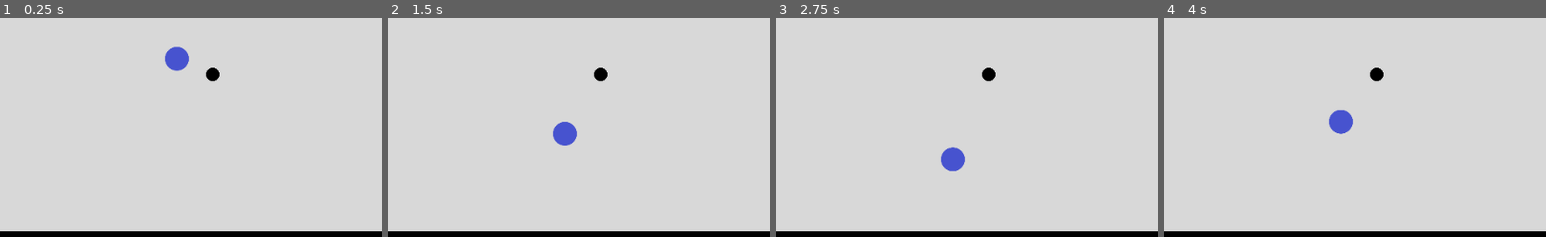
Above: before the commit, frames 1-4 (left to right).
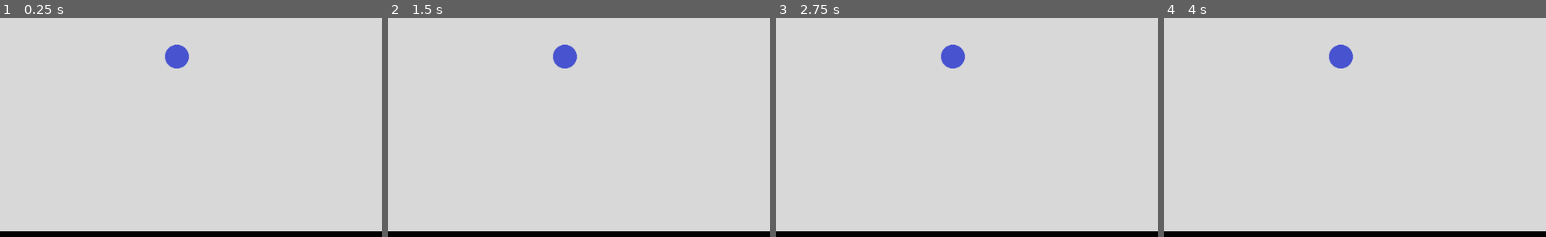
Above: after the commit, the same moments.

Repository: SDArtsCode/grapple-online
Game: Godot game, scene res://Game/OnlineGame.tscn
The game is run twice, just before and just after one commit, with the same random seed, the same clock (stepped at 60 frames per second) and the same inputs. This scene is started directly instead of the project's main scene.
Inputs:
- Up to frame 1 (0.25 s): no input
- Up to frame 2 (1.5 s): hold D (right) 0.53-1.28 s; hold Space (hook) 0.53-1.28 s; hold S (down) from 1.28 s (still down); tap Shift (dash) at 1.35 s
- Up to frame 3 (2.75 s): tap Space (hook) at 1.55 s; release S (down) at 2.03 s; hold D (right) from 2.03 s (still down); hold Space (hook) from 2.03 s (still down)
- Up to frame 4 (4 s): release D (right) at 2.78 s; release Space (hook) at 2.78 s; hold W (up) 2.78-3.53 s; tap Space (hook) at 2.85, 3.8 s; hold A (left) from 3.53 s (still down); hold Shift (dash) from 3.53 s (still down)
The pictures show only the part of the screen within x 18-68%, y 50-100%; the shares and areas given below are measured in that part.

The runs differ from the first frame. In frame 1, 0.4% of the frame differs, in the area x 43-58%, y 12-30%; in frame 2, 1.3%; in frame 3, 1.3%; in frame 4, 1.3%, in the area x 43-58%, y 12-54%.

Commit message:
init 500

Diff:
--- a/Game/Ball.gd
+++ b/Game/Ball.gd
@@ -5,12 +5,31 @@
 # var a = 2
 # var b = "text"
 
+var player_hooked = null
+var hook_weight : Vector2 = Vector2()
+var reset_state = false
+var reset_position = Vector2()
 
-# Called when the node enters the scene tree for the first time.
 func _ready():
-	pass # Replace with function body.
+	if !Network.is_server:
+		mode = MODE_KINEMATIC
+
+func _integrate_forces(state):
+	if Network.is_server:
+		if reset_state:
+			state.transform = Transform2D(0.0, reset_position)
+			state.linear_velocity = Vector2()
+			rpc('update_pos', reset_position)
+			reset_state = false
+			return
+		if player_hooked != null:
+			hook_weight = (player_hooked.global_position - global_position) * 10.0
+			apply_central_impulse(hook_weight * state.step)
+		rpc_unreliable('update_pos', global_position)
 
 
-# Called every frame. 'delta' is the elapsed time since the previous frame.
-#func _process(delta):
-#	pass
+remotesync func set_player_hooked(new_player):
+	player_hooked = new_player
+
+remote func update_pos(new_pos):
+	global_position = new_pos
--- a/Game/OnlineGame.gd
+++ b/Game/OnlineGame.gd
@@ -1,6 +1,6 @@
 extends Node2D
 
-const GAME_TIME : int = 60
+const GAME_TIME : int = 30
 
 var players : Array = [
 	[],
@@ -13,14 +13,20 @@
 const PLAYER_SCENE = preload("res://Game/Player.tscn")
 onready var team1_starter = $Team1Starter
 onready var team2_starter = $Team2Starter
+onready var ball = $Ball
 
 func _ready():
 	if Network.is_server:
-		#$GameTimer.start(GAME_TIME)
+		rpc('init_func_calls', GAME_TIME)
 		rpc('update_time', GAME_TIME)
 		rpc('update_scores')
 		rpc('load_players')
-		add_goal(true)
+
+#func init_func_calls(new_game_time):
+#	load_players()
+#	update_scores()
+#	update_time(new_game_time)
+#	reset_pos()
 
 remotesync func load_players():
 	var self_id = get_tree().get_network_unique_id()
@@ -36,6 +42,7 @@
 		else:
 			global_position = team2_starter.global_position
 	print(get_children())
+	reset_pos()
 
 remotesync func update_time(new_time):
 	$GameTimer.start(new_time)
@@ -43,9 +50,29 @@
 remotesync func update_scores():
 	s_label.update_score(scores)
 
+remotesync func reset_pos():
+	if Network.is_server:
+		ball.reset_position = $BallStarter.global_position
+		ball.reset_state = true
+	for player_key in Network.players.keys():
+		var p = get_node(str(player_key))
+		if p.is_team1:
+			p.global_position = team1_starter.global_position
+		else:
+			p.global_position = team2_starter.global_position
+
+remotesync func end_game():
+	get_tree().change_scene("res://UI/OnlineLobby.tscn")
+
+#this function is or if not SHOULD only be called on server
 func add_goal(for_team1 : bool):
 	if for_team1:
 		scores[0] += 1
 	else:
 		scores[1] += 1
 	rpc('update_scores')
+	rpc('reset_pos')
+
+func _on_GameTimer_timeout():
+	if Network.is_server:
+		rpc('end_game')
--- a/Game/OnlineGame.tscn
+++ b/Game/OnlineGame.tscn
@@ -7,7 +7,6 @@
 [ext_resource path="res://Game/ScoreLabel.gd" type="Script" id=5]
 [ext_resource path="res://Game/Goal.tscn" type="PackedScene" id=6]
 [ext_resource path="res://Assets/circle.png" type="Texture" id=7]
-[ext_resource path="res://Game/Player.tscn" type="PackedScene" id=8]
 [ext_resource path="res://Game/Ball.gd" type="Script" id=9]
 
 [sub_resource type="DynamicFont" id=1]
@@ -99,6 +98,11 @@
 [node name="Ball" type="RigidBody2D" parent="." groups=["ball"]]
 position = Vector2( 424, 352 )
 physics_material_override = SubResource( 4 )
+gravity_scale = 2.0
+continuous_cd = 2
+contacts_reported = 3
+contact_monitor = true
+can_sleep = false
 script = ExtResource( 9 )
 __meta__ = {
 "_edit_group_": true
@@ -113,5 +117,7 @@
 scale = Vector2( 0.32, 0.32 )
 texture = ExtResource( 7 )
 
-[node name="Player" parent="." instance=ExtResource( 8 )]
-position = Vector2( 472, 376 )
+[node name="BallStarter" type="Position2D" parent="."]
+position = Vector2( 510, 302 )
+
+[connection signal="timeout" from="GameTimer" to="." method="_on_GameTimer_timeout"]
--- a/Game/Player.gd
+++ b/Game/Player.gd
@@ -57,15 +57,19 @@
 			velocity *= 3
 		dash_timer = 0.0
 
-	if event.is_action_pressed("hook"):
-		hooked = true
+	if Input.is_action_just_pressed("hook") and (get_parent().ball.global_position - global_position).length() < 200:
+		if !get_parent().ball.player_hooked:
+			get_parent().ball.rpc_id(0, "set_player_hooked", self)
+			hooked = true
 
 	if event.is_action_released("hook"):
-		hooked = false
+		if get_parent().ball.player_hooked == self:
+			get_parent().ball.rpc_id(0, "set_player_hooked", null)
+			hooked = false
 
 func _draw():
 	if hooked:
-		draw_line(Vector2.ZERO, Global.ball.global_position-global_position, Color(1,1,1), 5, true)
+		draw_line(Vector2.ZERO, get_parent().ball.global_position-global_position, Color(1,1,1), 5, true)
 
 func change_dash(num = 1):
 	if num > 0:
Not shown: 1 places in Game/OnlineGame.tscn that only renumber resources
